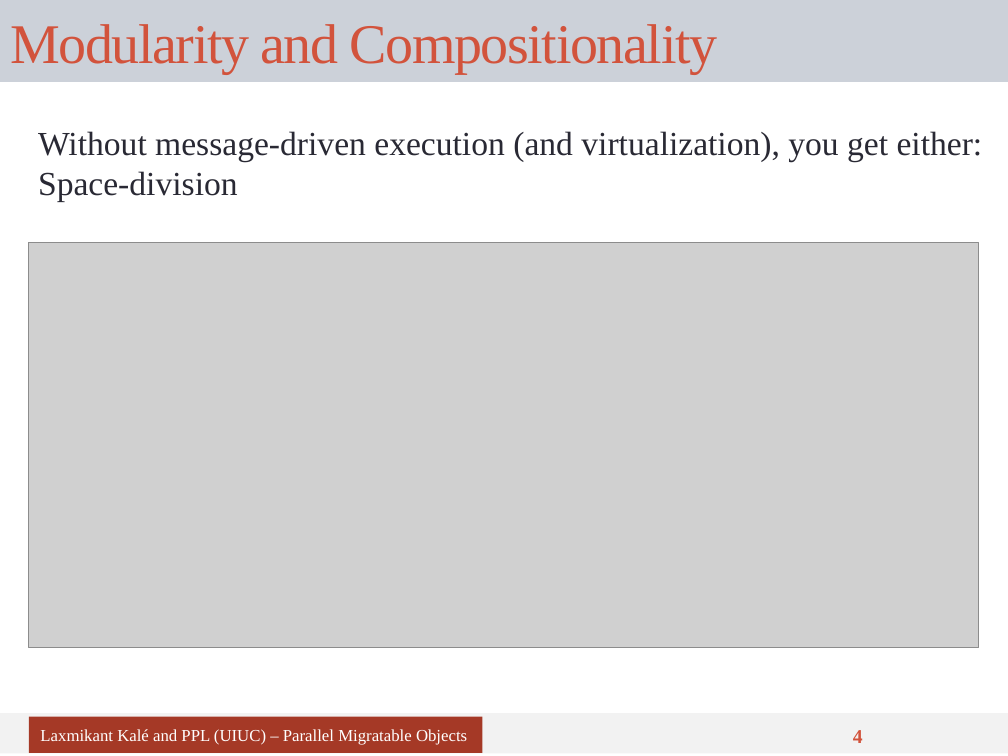
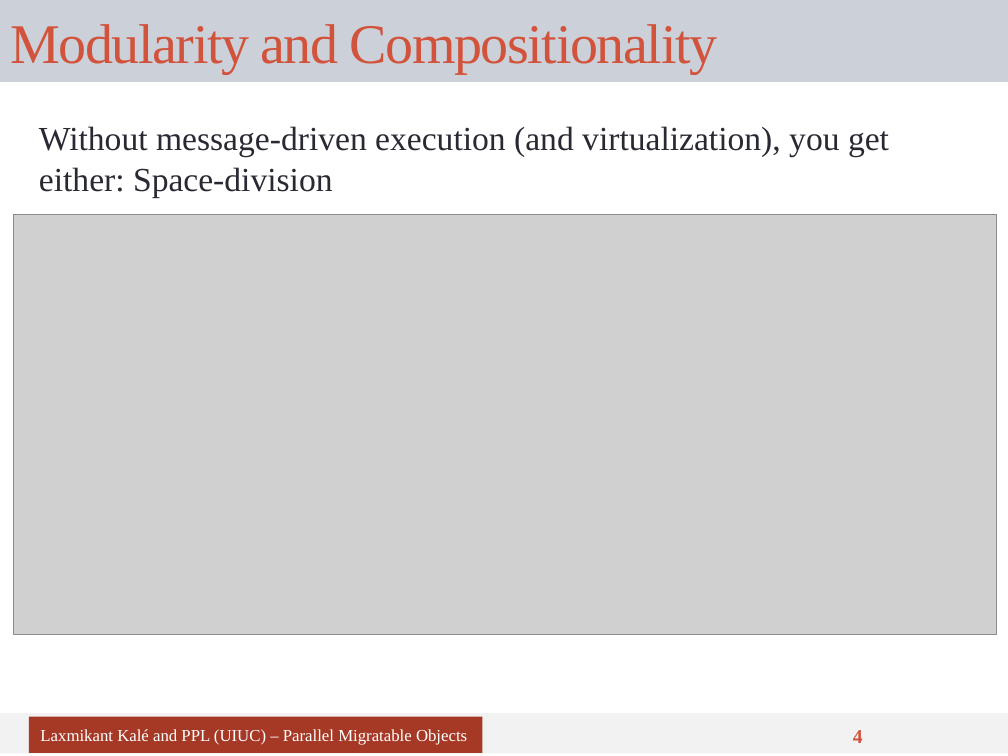
Before and after one commit to UIUC-PPL/charm_tutorial, a slide deck: slide 4 of tutorial-03-benefits.pptx. Drawn at 1008x756 pixels with LibreOffice and Linux fonts; fonts in the diff are those of the drawing; grey boxes stand for pictures. Boxes give left, top, right and bottom in pixels: in the first picture for what was removed or moved away, otherwise in the second. Text is boxed around its words. In the diff, an @@ line names an element or a change of style, - is before the commit and + after.

```diff
--- a/tutorial-03-benefits.pptx
+++ b/tutorial-03-benefits.pptx
@@ text "Without message-driven execution (and virtualization), ..." rewrapped from (38, 131, 983, 202) to (39, 126, 889, 197) @@
@@ picture: place and size @@
-picture at (29, 242, 979, 647)
+picture at (14, 215, 997, 634)
```
Also in this commit, not shown: 1 other slide changed.
